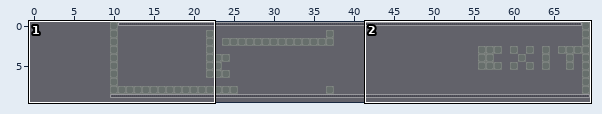
A Tiled map gets an edit: maps/tieldmaps/multi/08.tmx. Above, an overview of the earlier version with the close-up marked.
Close-up. Earlier state:
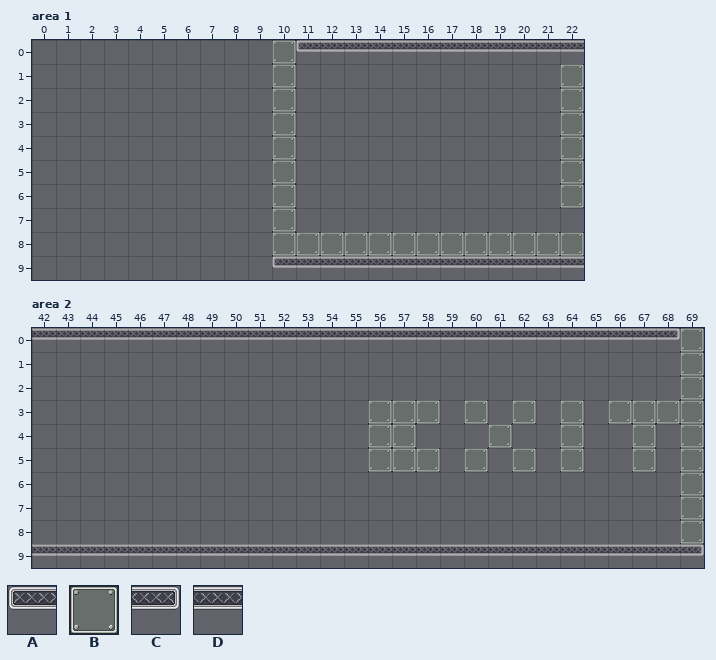
Cells are 64x64 px. Shown: area 1 x 0..22, y 0..9; area 2 x 42..69, y 0..9. The old version is drawn lined up with the new one.
Key: from "left": A 0; from "mur": B 0; from "right": C 0; from "sol": D 0.
_ is an empty cell.
Layer "front" before, area 1, first column x 0:
 0 __________BADDDDDDDDDDD
 1 __________B___________B
 2 __________B___________B
 3 __________B___________B
 4 __________B___________B
 5 __________B___________B
 6 __________B___________B
 7 __________B____________
 8 __________BBBBBBBBBBBBB
 9 __________ADDDDDDDDDDDD
Layer "front" before, area 2, first column x 42:
 0 DDDDDDDDDDDDDDDDDDDDDDDDDDCB
 1 ___________________________B
 2 ___________________________B
 3 ______________BBB_B_B_B_BBBB
 4 ______________BB___B__B__B_B
 5 ______________BBB_B_B_B__B_B
 6 ___________________________B
 7 ___________________________B
 8 ___________________________B
 9 DDDDDDDDDDDDDDDDDDDDDDDDDDDC
And afterwards:
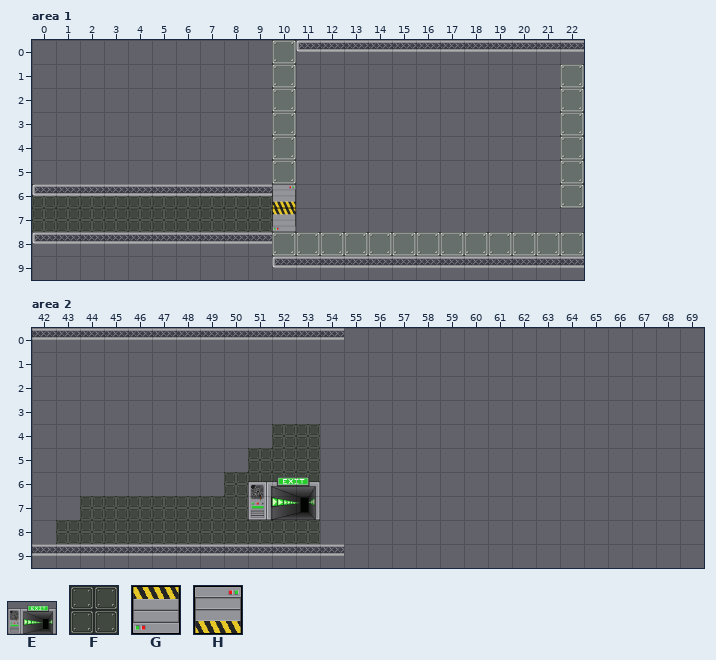
Further tiles: from "fin": E 0; from "mur2": F 0; from "portebas": G 0; from "portehaut": H 0.
Tiles of an added or newly shown layer are drawn over the layers below it.
Diff:
Changed rows in their new state; . is an unchanged cell.
map size 60x10 -> 55x10 cells (old content now starts at 10,0; both pictures use the new coordinates)
Layer "foreground" (added), area 1:
first column x 0:
 6 FFFFFFFFFF
 7 FFFFFFFFFF
Layer "front", area 1:
first column x 0:
 6 ADDDDDDDDDH
 7 ..........G
 8 ADDDDDDDDD.
Layer "foreground" (added), area 2:
first column x 43:
 4 .........FF
 5 ........FFF
 6 .......FFFF
 7 .FFFFFFF.FF
 8 FFFFFFFFFFF
Layer "front", area 2:
first column x 51:
 0 ...._______________
 1 .................._
 2 .................._
 3 .....___._._._.____
 4 .....__..._.._.._._
 5 .....___._._._.._._
 6 .................._
 7 E................._
 8 .................._
 9 ...._______________
